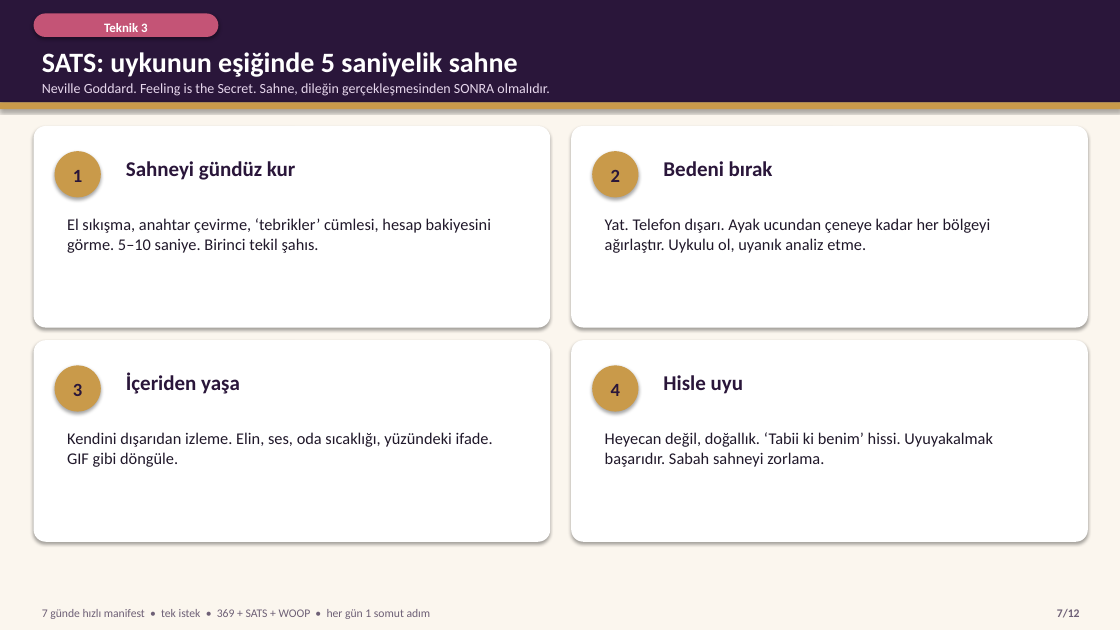
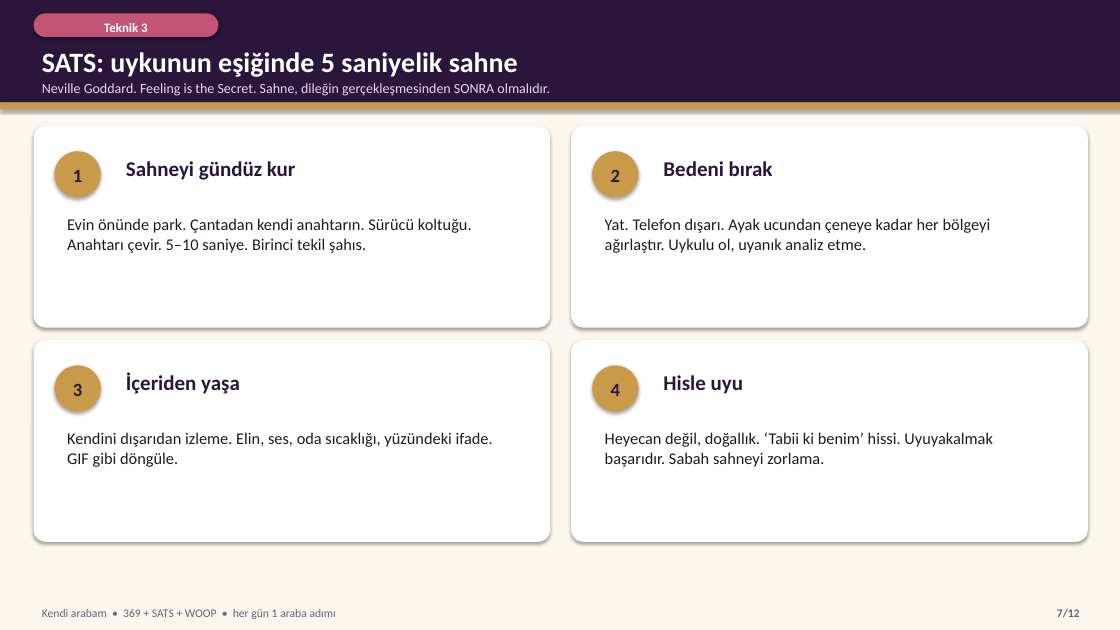
Before and after one commit to iremalisan/alisansges, a slide deck: slide 7 of rehber/Hizli_Manifest_Teknikleri.pptx. Drawn at 1120x630 pixels with LibreOffice and Linux fonts; fonts in the diff are those of the drawing. Boxes give left, top, right and bottom in pixels: in the first picture for what was removed or moved away, otherwise in the second. Text is boxed around its words. In the diff, an @@ line names an element or a change of style, - is before the commit and + after.

```diff
--- a/rehber/Hizli_Manifest_Teknikleri.pptx
+++ b/rehber/Hizli_Manifest_Teknikleri.pptx
@@ text at [67, 218, 472, 253]: text changed @@
-El sıkışma, anahtar çevirme, ‘tebrikler’ cümlesi, hesap bakiyesini görme. 5–10 saniye. Birinci tekil şahıs.
+Evin önünde park. Çantadan kendi anahtarın. Sürücü koltuğu. Anahtarı çevir. 5–10 saniye. Birinci tekil şahıs.
@@ text at [42, 609, 336, 619]: text changed @@
-7 günde hızlı manifest • tek istek • 369 + SATS + WOOP • her gün 1 somut adım
+Kendi arabam • 369 + SATS + WOOP • her gün 1 araba adımı
```
Also in this commit, not shown: 11 other slides changed, 20 other files.
